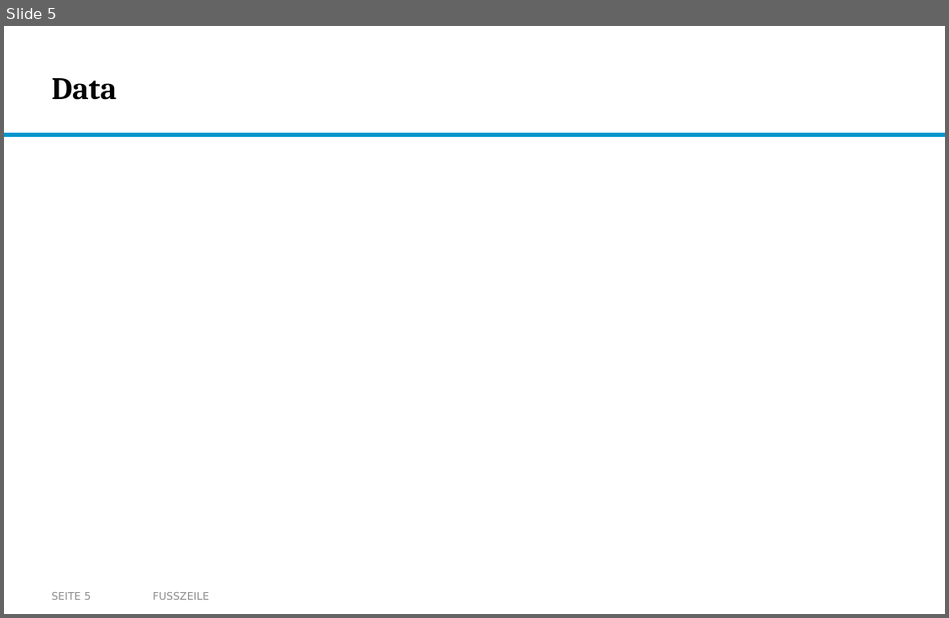
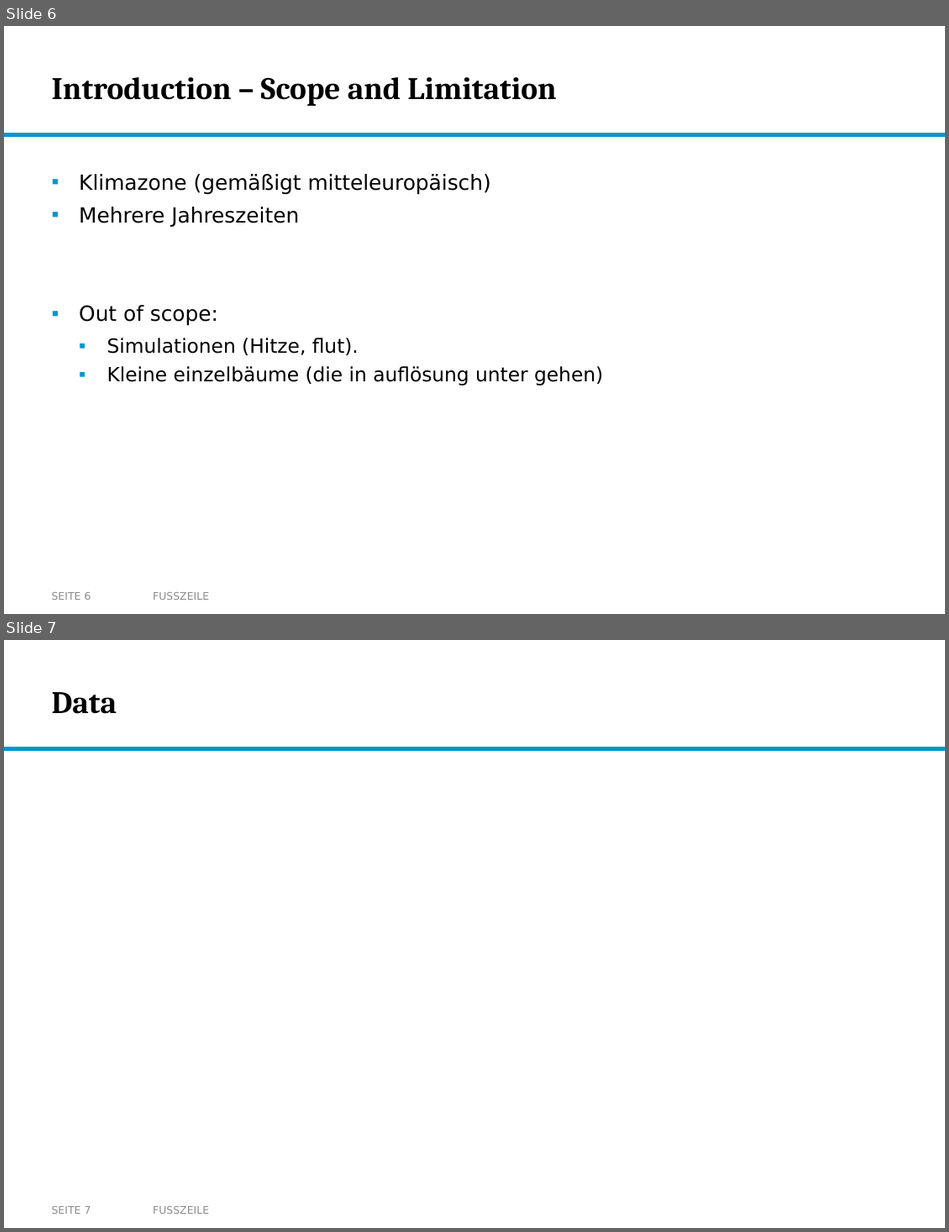
Before and after one commit to nikmaster/wu_dslab_infrared-city, a slide deck: deliverables/3b. intermediate slides/Intermediate Slides.pptx. Shown one above the other, each under a label of ours: slide 5 before the commit, slides 6 and 7 after it. The pictures are 949x618 and 949x1232 pixels, drawn with LibreOffice and Linux fonts; fonts in the diff are those of the drawing; background and template pictures are left out. Boxes give left, top, right and bottom in pixels: in the first picture for what was removed or moved away, otherwise in the second. Text is boxed around its words. In the diff, an @@ line names an element or a change of style, - is before the commit and + after.

Commit message:
slides: introduction skeleton

```diff
--- a/deliverables/3b. intermediate slides/Intermediate Slides.pptx
+++ b/deliverables/3b. intermediate slides/Intermediate Slides.pptx
@@ slide 6 added at (4,26,945,614), background #FFFFFF; not listed: 1 template element that a slide beside it also shows @@
@@ title added at (52,77,556,106), 24 pt, text #000000, bold @@
+Introduction – Scope and Limitation
@@ text added at (79,174,603,386), 15 pt, text #000000 @@
+▪ Klimazone (gemäßigt mitteleuropäisch)
+▪ Mehrere Jahreszeiten
+▪ Out of scope:
+  ▪ Simulationen (Hitze, flut).
+  ▪ Kleine einzelbäume (die in auflösung unter gehen)
@@ page number added at (52,592,91,600), 8 pt, text #8C8C8C @@
+SEITE 6
@@ text added at (153,592,209,600), 8 pt, text #8C8C8C @@
+FUSSZEILE
@@ what was slide 5 is now slide 7 @@
@@ page number at (52,1206,91,1214): text changed @@
-SEITE 5
+SEITE 7
```
Also in this commit, not shown: 2 slides changed, 2 other slides added, 1 slide removed.
